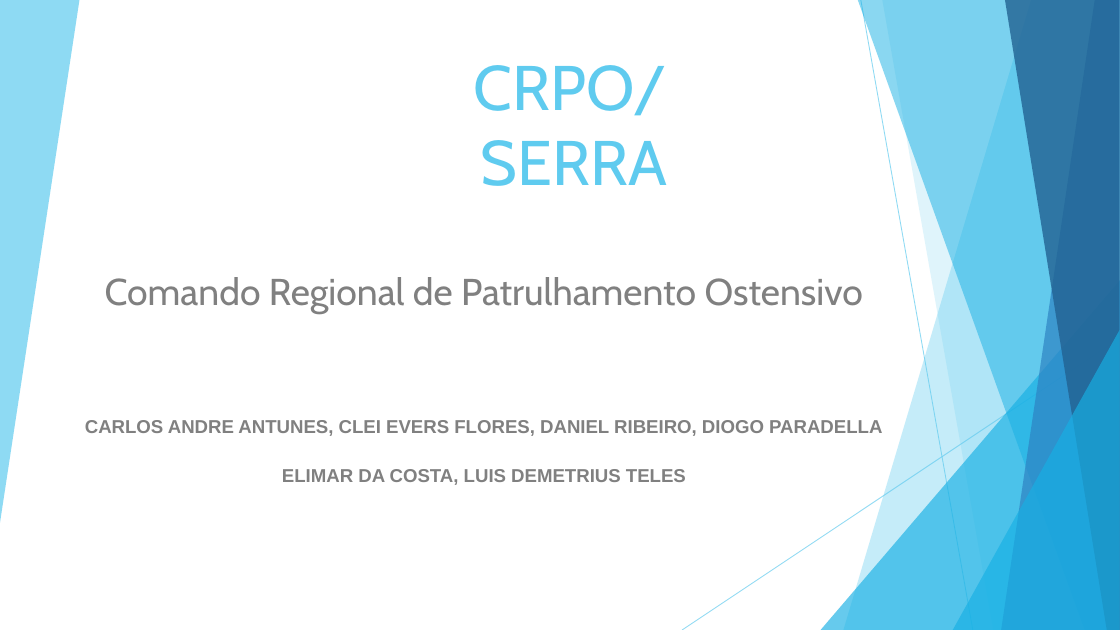
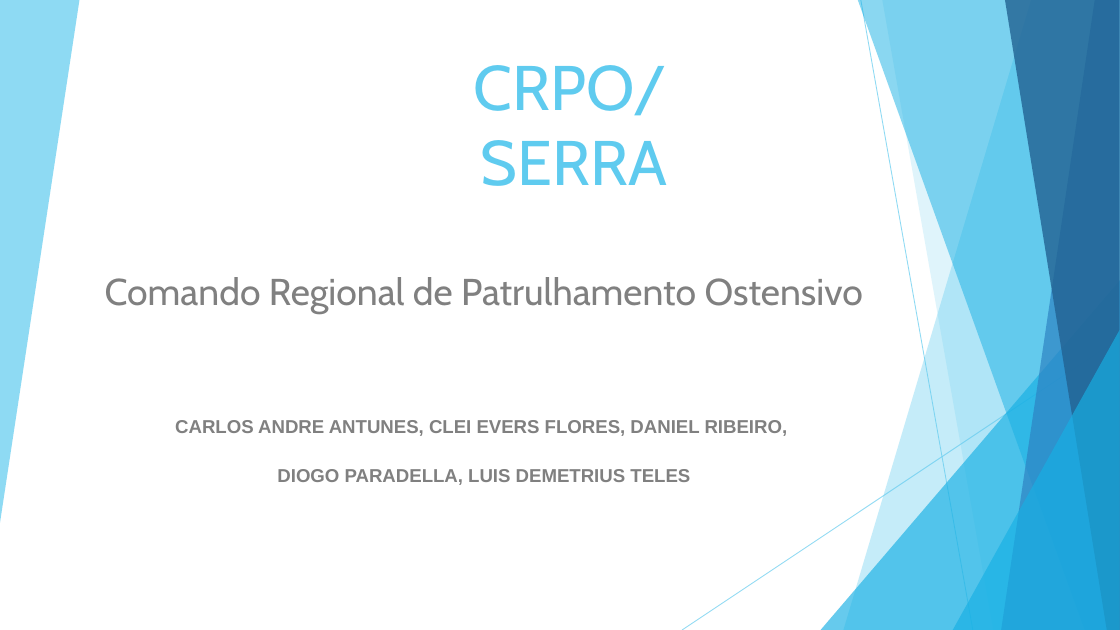
Before and after one commit to darthfreela/project123, a slide deck: slide 1 of CRPO.pptx. Drawn at 1120x630 pixels with LibreOffice and Linux fonts; fonts in the diff are those of the drawing. Boxes give left, top, right and bottom in pixels: in the first picture for what was removed or moved away, otherwise in the second. Text is boxed around its words. In the diff, an @@ line names an element or a change of style, - is before the commit and + after.

```diff
--- a/CRPO.pptx
+++ b/CRPO.pptx
@@ text at box(175, 420, 788, 485): text changed @@
-CARLOS ANDRE ANTUNES, CLEI EVERS FLORES, DANIEL RIBEIRO, DIOGO PARADELLA
-ELIMAR DA COSTA, LUIS DEMETRIUS TELES
+CARLOS ANDRE ANTUNES, CLEI EVERS FLORES, DANIEL RIBEIRO,
+DIOGO PARADELLA, LUIS DEMETRIUS TELES
```
Also in this commit, not shown: 10 other slides changed, 1 slide added, 2 slides removed.
